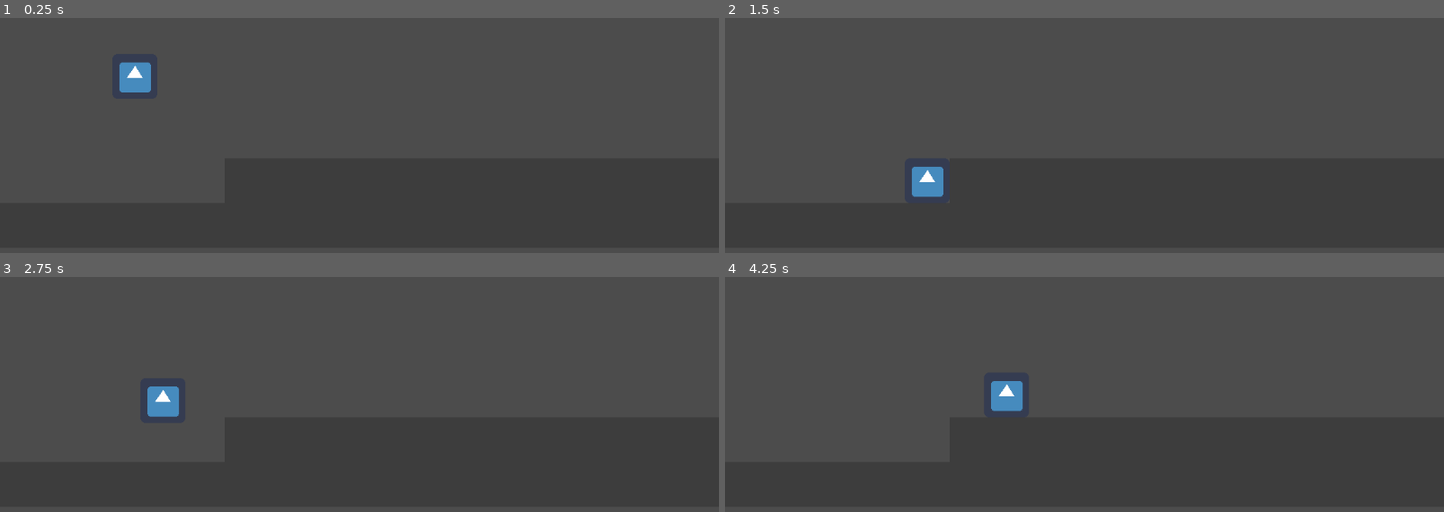
Above: before the commit, frames 1-4 (two rows, left to right).
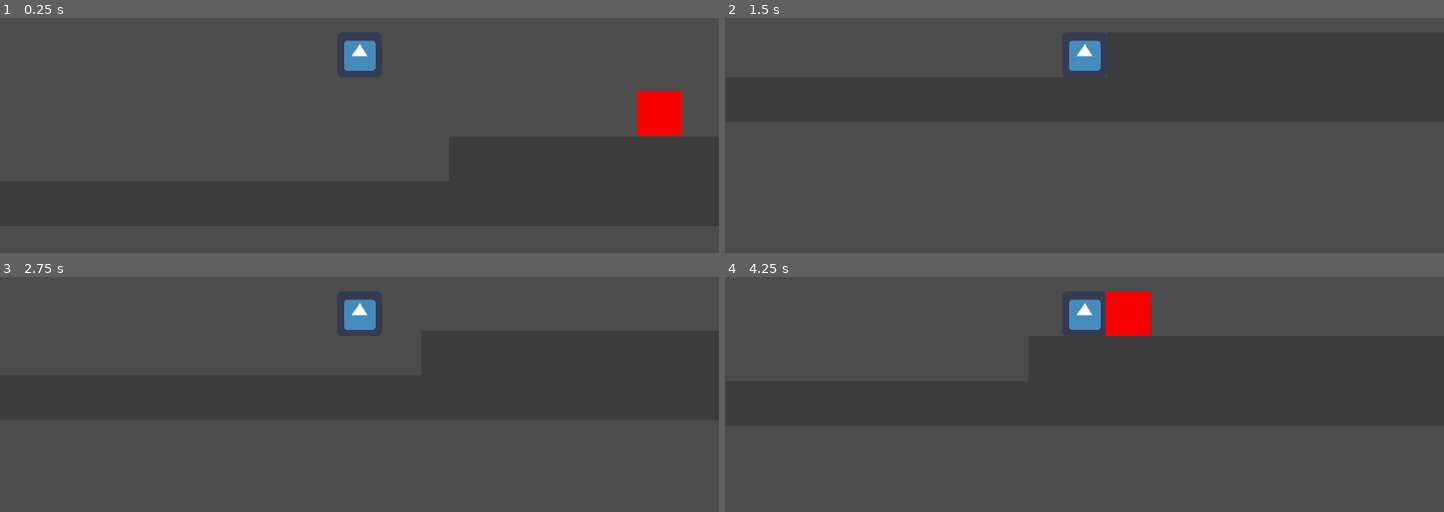
Above: after the commit, the same moments.

Repository: Diogoamorim27/GemeGeme
Game: Godot game, scene res://PathFindTest.tscn
Same seed, same stepped clock (60 frames per second), same inputs: the game is played once before the commit and once after it. This scene is started directly instead of the project's main scene. The engine's default icon, where the game draws it, is replaced by a stand-in: a white triangle on a blue panel in a dark square.
Inputs:
- Up to frame 1 (0.25 s): no input
- Up to frame 2 (1.5 s): hold Right (ui_right) from 0.53 s (still down); tap Up (ui_up) at 0.77 s
- Up to frame 3 (2.75 s): tap Up (ui_up) at 1.52 s; release Right (ui_right) at 2.03 s; hold Left (ui_left) from 2.03 s (still down)
- Up to frame 4 (4.25 s): release Left (ui_left) at 2.78 s; hold Right (ui_right) from 2.78 s (still down); tap Up (ui_up) at 3.02, 3.77 s

The runs differ from the first frame. In frame 1, 2.4% of the frame differs, in the area x 16-95%, y 9-51%; in frame 2, 1.1%; in frame 3, 1.1%; in frame 4, 2.4%.

Commit message:
base of monster ai implemented

Diff:
--- a/Monster.gd
+++ b/Monster.gd
@@ -2,27 +2,71 @@
 
 enum states {SENTINEL, CHASE, DEATH}
 
-const RUNNING_SPEED = 200
+const RUNNING_SPEED = 300
 const AIR_SPEED = 120
 const GRAVITY = WorldConstants.GRAVITY
+const RAYCAST_CAST_TO = 10000
 
-var state
+onready var sprite : = $Sprite
+onready var timer_left : = $TimerLeft
+onready var timer_right : = $TimerRight
+onready var raycast : = $RayCast2D
+
+var state = states.SENTINEL
 var movement : = Vector2()
+var sentinel_direction : = 1
 
 func _ready():
 	pass
+#
+
 
 func _process(delta):
 	match state:
 		states.SENTINEL:
-			pass
+			_apply_movement(sentinel_direction, RUNNING_SPEED)
+			if raycast.get_collider():
+				print("hi")
+				if raycast.get_collider().name == "Player":
+					print("henlo")
+					state = states.CHASE
+					timer_left.stop()
+					timer_right.stop()
 		states.CHASE:
+			if !raycast.get_collider():
+				state = states.SENTINEL
+				timer_right.start()
+			elif raycast.get_collider().name != "Player":
+				state = states.SENTINEL
+				timer_right.start()
 			pass
 		states.DEATH:
 			pass
+
+	_handle_animation()
+	if !is_on_floor():
+		_apply_gravity(delta)
+	movement = move_and_slide(movement, Vector2.UP)
 
 func _apply_movement(input : int, speed : float) -> void:
 	movement.x = input * speed
 
 func _apply_gravity(delta) -> void:
 	movement.y += GRAVITY * delta
+
+func _handle_animation():
+	if movement.x > 0:
+		raycast.cast_to.x = RAYCAST_CAST_TO
+	if movement.x < 0:
+		raycast.cast_to.x = -RAYCAST_CAST_TO
+
+
+
+func _on_TimerLeft_timeout():
+	sentinel_direction = 1
+	pass # Replace with function body.
+
+
+func _on_TimerRight_timeout():
+	sentinel_direction = -1
+	pass # Replace with function body.
--- a/Monster.tscn
+++ b/Monster.tscn
@@ -1,7 +1,9 @@
-[gd_scene load_steps=4 format=2]
+[gd_scene load_steps=6 format=2]
 
 [ext_resource path="res://Monster.gd" type="Script" id=1]
 [ext_resource path="res://Assets/PlaceholderSprites/red.png" type="Texture" id=2]
+[ext_resource path="res://TimerRight.gd" type="Script" id=3]
+[ext_resource path="res://TimerLeft.gd" type="Script" id=4]
 
 [sub_resource type="RectangleShape2D" id=1]
 extents = Vector2( 32, 32 )
@@ -16,4 +18,20 @@
 shape = SubResource( 1 )
 
 [node name="RayCast2D" type="RayCast2D" parent="."]
+enabled = true
 cast_to = Vector2( 50, 0 )
+
+[node name="TimerRight" type="Timer" parent="."]
+wait_time = 2.0
+one_shot = true
+autostart = true
+script = ExtResource( 3 )
+
+[node name="TimerLeft" type="Timer" parent="."]
+wait_time = 2.0
+one_shot = true
+script = ExtResource( 4 )
+[connection signal="timeout" from="TimerRight" to="." method="_on_TimerRight_timeout"]
+[connection signal="timeout" from="TimerRight" to="TimerLeft" method="_on_TimerRight_timeout"]
+[connection signal="timeout" from="TimerLeft" to="." method="_on_TimerLeft_timeout"]
+[connection signal="timeout" from="TimerLeft" to="TimerRight" method="_on_TimerLeft_timeout"]
--- a/PathFindTest.tscn
+++ b/PathFindTest.tscn
@@ -2,18 +2,17 @@
 
 [ext_resource path="res://Player/TileMapTest.tscn" type="PackedScene" id=1]
 [ext_resource path="res://Player/Player.tscn" type="PackedScene" id=2]
-
-[sub_resource type="Curve2D" id=1]
-_data = {
-"points": PoolVector2Array( 0, 0, 0, 0, 480, 416, 0, 0, 0, 0, 864, 416 )
-}
+[ext_resource path="res://Monster.tscn" type="PackedScene" id=3]
 
 [node name="PathFindTest" type="Node2D"]
 
 [node name="TileMap" parent="." instance=ExtResource( 1 )]
-tile_data = PoolIntArray( 458757, 0, 0, 458758, 0, 0, 458759, 0, 0, 458760, 0, 0, 458761, 0, 0, 458762, 0, 0, 458763, 0, 0, 458764, 0, 0, 458765, 0, 0, 458766, 0, 0, 458767, 0, 0, 524288, 0, 0, 524289, 0, 0, 5242 …(192 unchanged characters)…
+tile_data = PoolIntArray( 327663, 0, 0, 393199, 0, 0, 458735, 0, 0, 524271, 0, 0, 458757, 0, 0, 458758, 0, 0, 458759, 0, 0, 458760, 0, 0, 458761, 0, 0, 458762, 0, 0, 458763, 0, 0, 458764, 0, 0, 458765, 0, 0, 458766, 0, 0, 458767, 0, 0, 458768, 0, 0, 458769, 0, 0, 458770, 0, 0, 458771, 0, 0, 458772, 0, 0, 458773, 0, 0, 589807, 0, 0, 589808, 0, 0, 589809, 0, 0, 589810, 0, 0, 589811, 0, 0, 589812, 0, 0, 589813, 0, 0, 589814, 0, 0, 589815, 0, 0, 589816, 0, 0, 589817, 0, 0, 589818, 0, 0, 589819, 0, 0, 589820, 0, 0, 589821, 0, 0, 589822, 0, 0, 589823, 0, 0, 524288, 0, 0, 524289, 0, 0, 5242 …(192 unchanged characters)…
 
 [node name="Player" parent="." instance=ExtResource( 2 )]
 
-[node name="Path2D" type="Path2D" parent="."]
-curve = SubResource( 1 )
+[node name="Camera2D" type="Camera2D" parent="Player"]
+current = true
+
+[node name="Monster" parent="." instance=ExtResource( 3 )]
+position = Vector2( 544, 416 )
--- /dev/null
+++ b/TimerLeft.gd
@@ -0,0 +1,18 @@
+extends Timer
+
+# Declare member variables here. Examples:
+# var a = 2
+# var b = "text"
+
+# Called when the node enters the scene tree for the first time.
+func _ready():
+	pass # Replace with function body.
+
+# Called every frame. 'delta' is the elapsed time since the previous frame.
+#func _process(delta):
+#	pass
+
+
+func _on_TimerRight_timeout():
+	start()
+	print("right_finished")
--- /dev/null
+++ b/TimerRight.gd
@@ -0,0 +1,18 @@
+extends Timer
+
+# Declare member variables here. Examples:
+# var a = 2
+# var b = "text"
+
+# Called when the node enters the scene tree for the first time.
+func _ready():
+	pass # Replace with function body.
+
+# Called every frame. 'delta' is the elapsed time since the previous frame.
+#func _process(delta):
+#	pass
+
+
+func _on_TimerLeft_timeout():
+	start()
+	print("left_finished")
